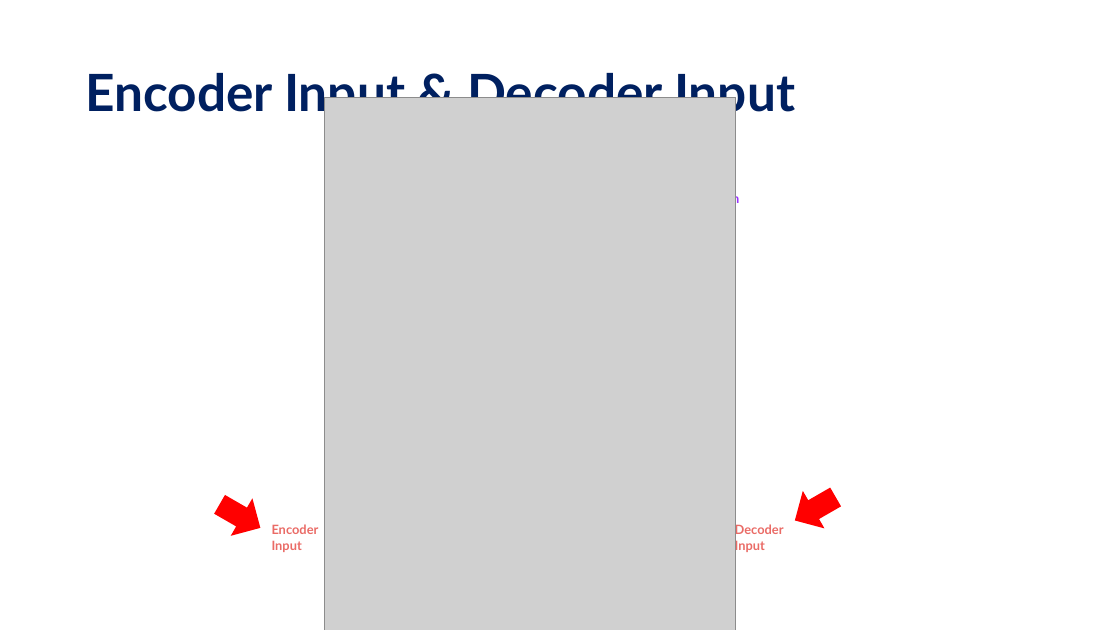
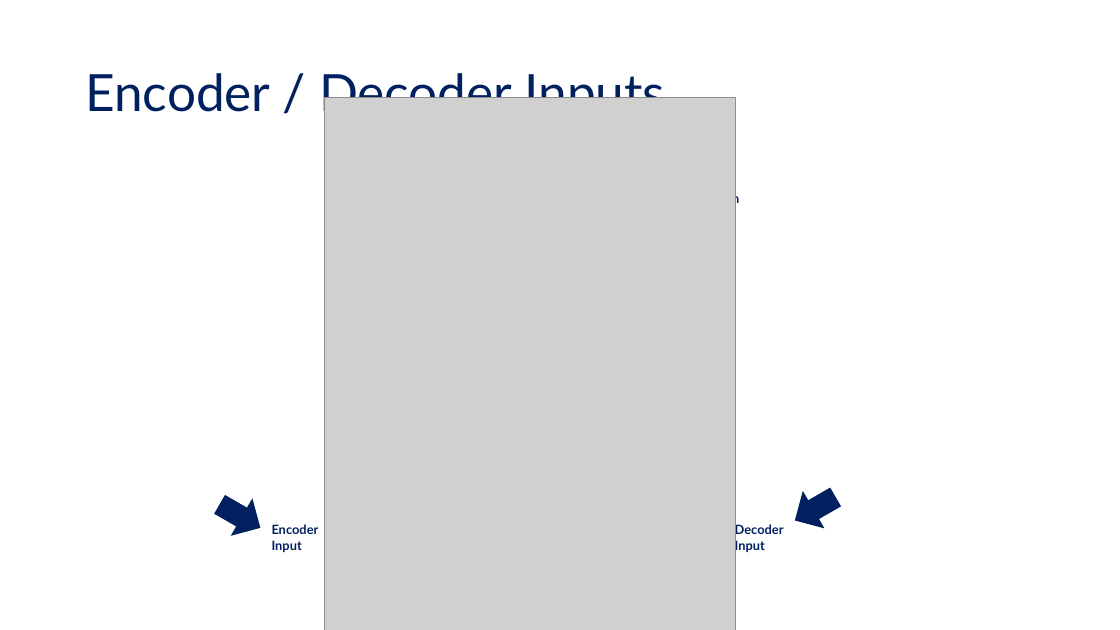
Before and after one commit to tanquangduong/transformer-pt, a slide deck: slide 30 of presentation/Transformer_Udemy/Udemy_P2_Introduction to Transformer.pptx (slide 26 before the commit). Drawn at 1120x630 pixels with LibreOffice and Linux fonts; fonts in the diff are those of the drawing; grey boxes stand for pictures. Boxes give left, top, right and bottom in pixels: in the first picture for what was removed or moved away, otherwise in the second. Text is boxed around its words. In the diff, an @@ line names an element or a change of style, - is before the commit and + after.

```diff
--- a/presentation/Transformer_Udemy/Udemy_P2_Introduction to Transformer.pptx
+++ b/presentation/Transformer_Udemy/Udemy_P2_Introduction to Transformer.pptx
@@ title at <box>85,66,666,120</box>: text changed; bold off @@
-Encoder Input & Decoder Input
+Encoder / Decoder Inputs
@@ text "Projection" at <box>680,192,739,206</box>: text colour #9933FF to #002060 @@
@@ right arrow at <box>785,478,847,540</box>: fill #FF0000 to #002060 @@
@@ right arrow at <box>209,486,272,547</box>: fill #FF0000 to #002060 @@
@@ text "Encoder Input" at <box>272,524,319,552</box>: text colour #EA6B66 to #002060 @@
@@ text "Decoder Input" at <box>735,523,784,553</box>: text colour #EA6B66 to #002060 @@
```
Also in this commit, not shown: 75 other slides changed, 25 slides added, 8 slides removed, 20 other files.
